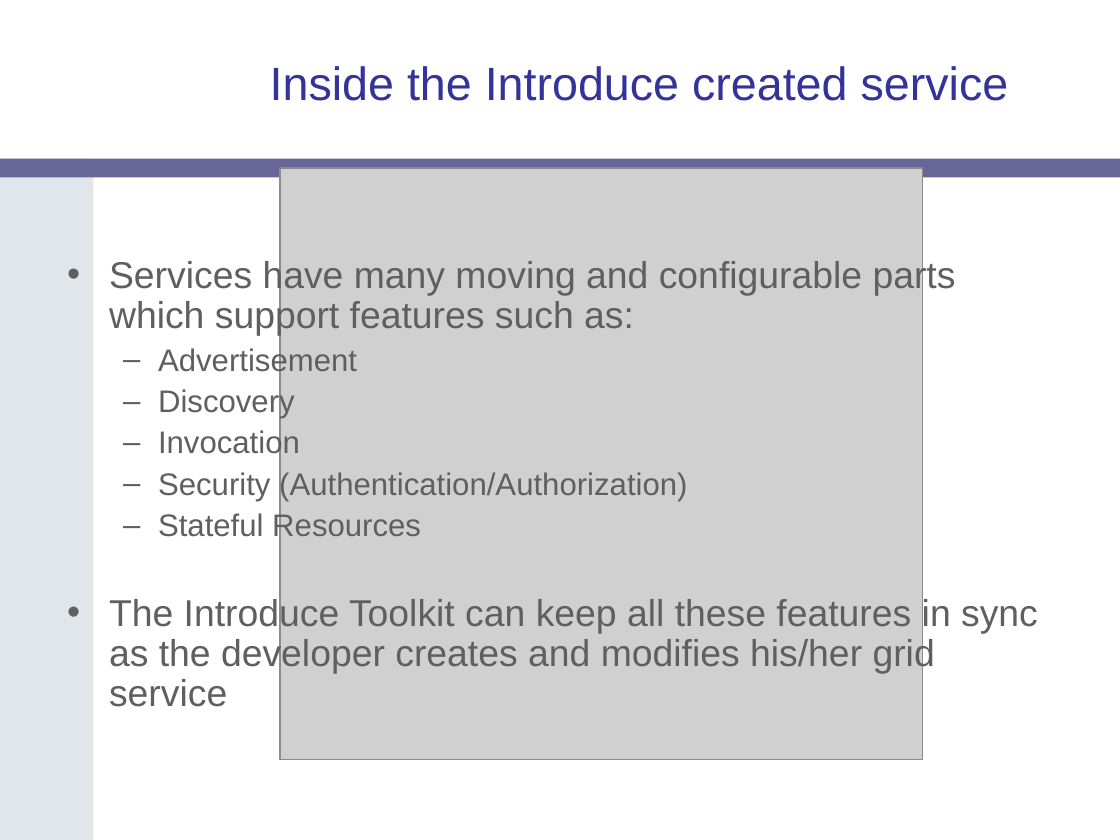
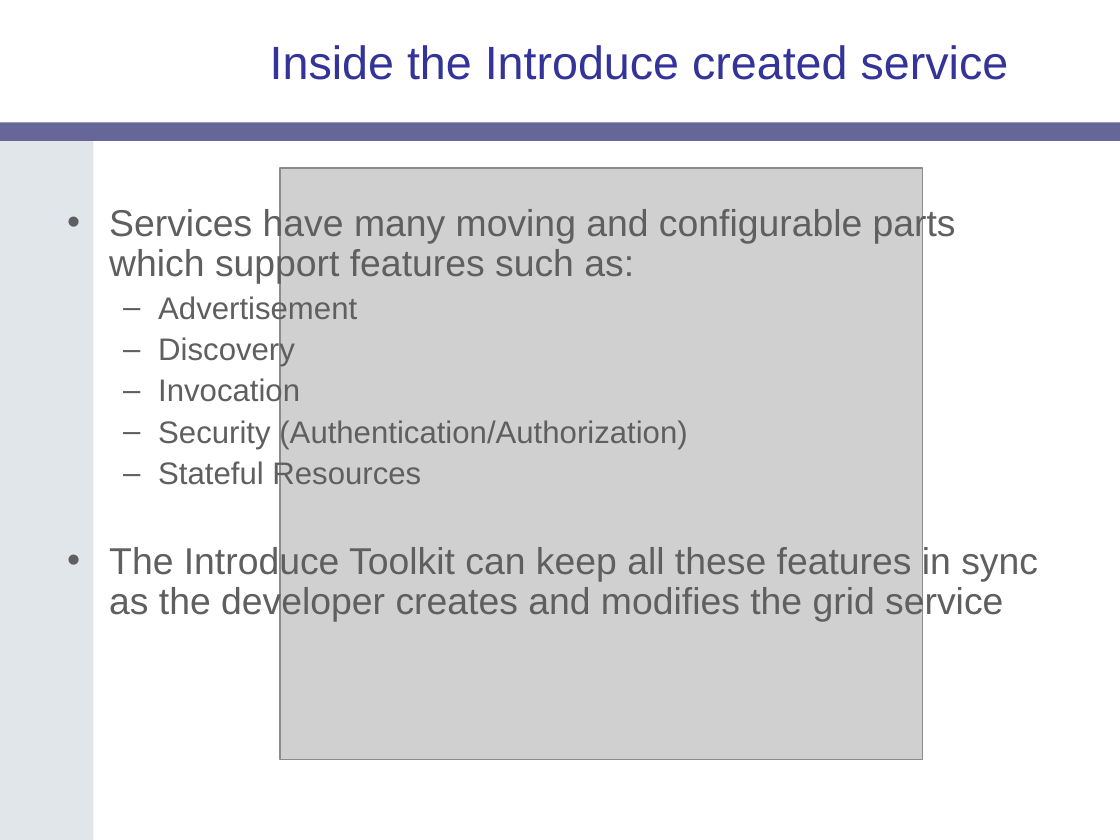
Before and after one commit to NCIP/cagrid-portal, a slide deck: slide 9 of cagrid-1-0/Documentation/presentations/introduce/Introduce-OGF19.ppt. Drawn at 1120x840 pixels with LibreOffice and Linux fonts; fonts in the diff are those of the drawing; grey boxes stand for pictures; background and template pictures are left out. Boxes give left, top, right and bottom in pixels: in the first picture for what was removed or moved away, otherwise in the second. Text is boxed around its words. In the diff, an @@ line names an element or a change of style, - is before the commit and + after.

```diff
--- a/cagrid-1-0/Documentation/presentations/introduce/Introduce-OGF19.ppt
+++ b/cagrid-1-0/Documentation/presentations/introduce/Introduce-OGF19.ppt
@@ title "Inside the Introduce created service": place and size @@
-title "Inside the Introduce created service" at <box>270,66,1009,101</box>
+title "Inside the Introduce created service" at <box>270,45,1009,80</box>
@@ freeform shape: place and size @@
-freeform shape at <box>0,159,93,840</box>
+freeform shape at <box>0,140,93,840</box>
@@ rounded rectangle: place and size @@
-rounded rectangle at <box>0,159,1120,178</box>
+rounded rectangle at <box>0,122,1120,141</box>
@@ text "Services have many moving and ...": place and size @@
-text "Services have many moving and ..." at <box>109,258,1038,707</box>
+text "Services have many moving and ..." at <box>109,206,1038,622</box>
@@ text at <box>109,544,1038,622</box>: text changed @@
-• The Introduce Toolkit can keep all these features in sync as the developer creates and modifies his/her grid service
+• The Introduce Toolkit can keep all these features in sync as the developer creates and modifies the grid service
```
Also in this commit, not shown: 20 other slides changed.
